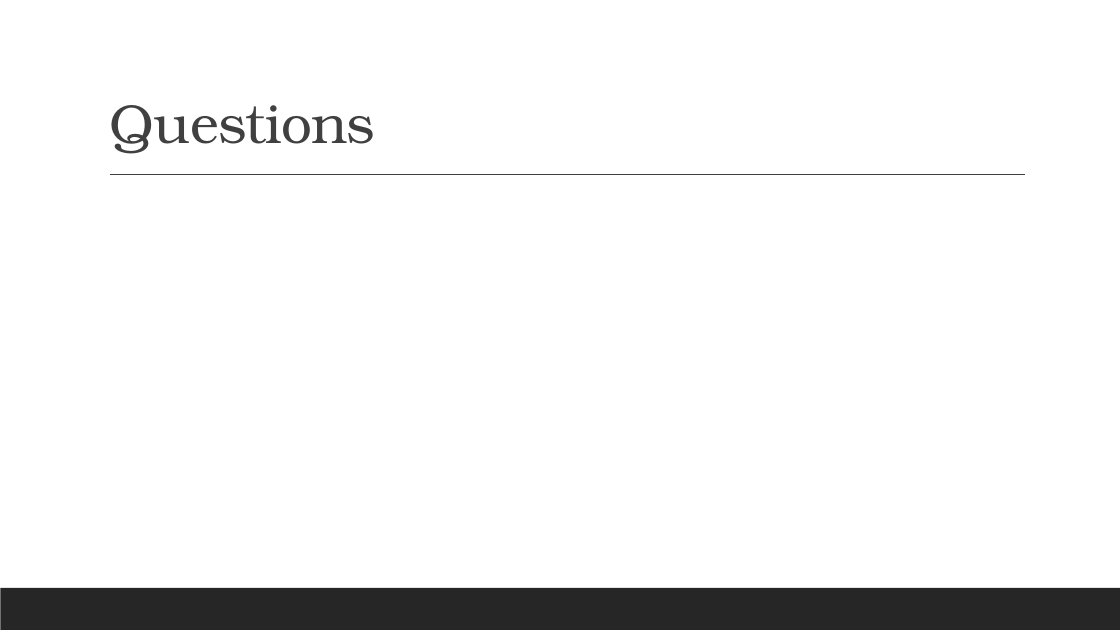
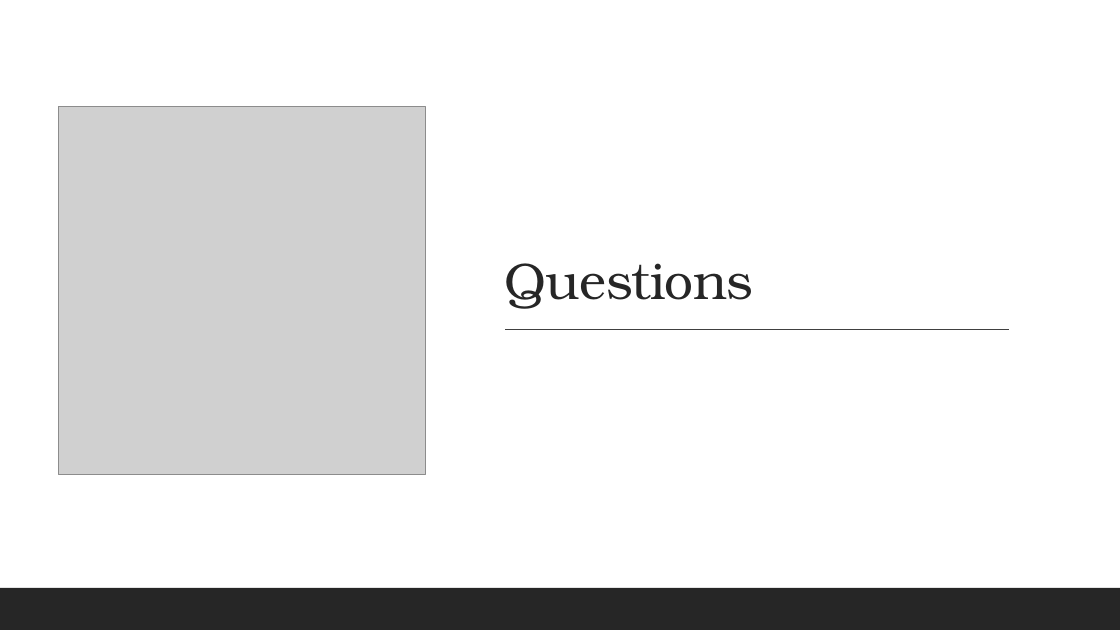
Before and after one commit to renesteeman/Project1-2_Group4, a slide deck: slide 21 of 04-PresentationThirdPhase.pptx. Drawn at 1120x630 pixels with LibreOffice and Linux fonts; fonts in the diff are those of the drawing; grey boxes stand for pictures. Boxes give left, top, right and bottom in pixels: in the first picture for what was removed or moved away, otherwise in the second. Text is boxed around its words. In the diff, an @@ line names an element or a change of style, - is before the commit and + after.

```diff
--- a/04-PresentationThirdPhase.pptx
+++ b/04-PresentationThirdPhase.pptx
@@ rectangle added at [0, 0, 1120, 630], fill #FFFFFF @@
@@ title "Questions": place and size @@
-title "Questions" at [109, 105, 375, 154]
+title "Questions" at [504, 263, 753, 309]
@@ title "Questions" at [504, 263, 753, 309]: size 47 to 44 pt, text colour #404040 to #262626 @@
@@ picture added at [58, 107, 426, 475] @@
@@ line removed from (110, 175) to (1026, 175) @@
@@ line added from (506, 329) to (1010, 329), #404040 1 pt @@
@@ rectangle removed at [0, 588, 1120, 630] @@
@@ rectangle added at [0, 588, 1120, 630], fill #262626 @@
```
Also in this commit, not shown: 4 other slides changed, 1 slide added, 1 slide removed, 4 other files.
